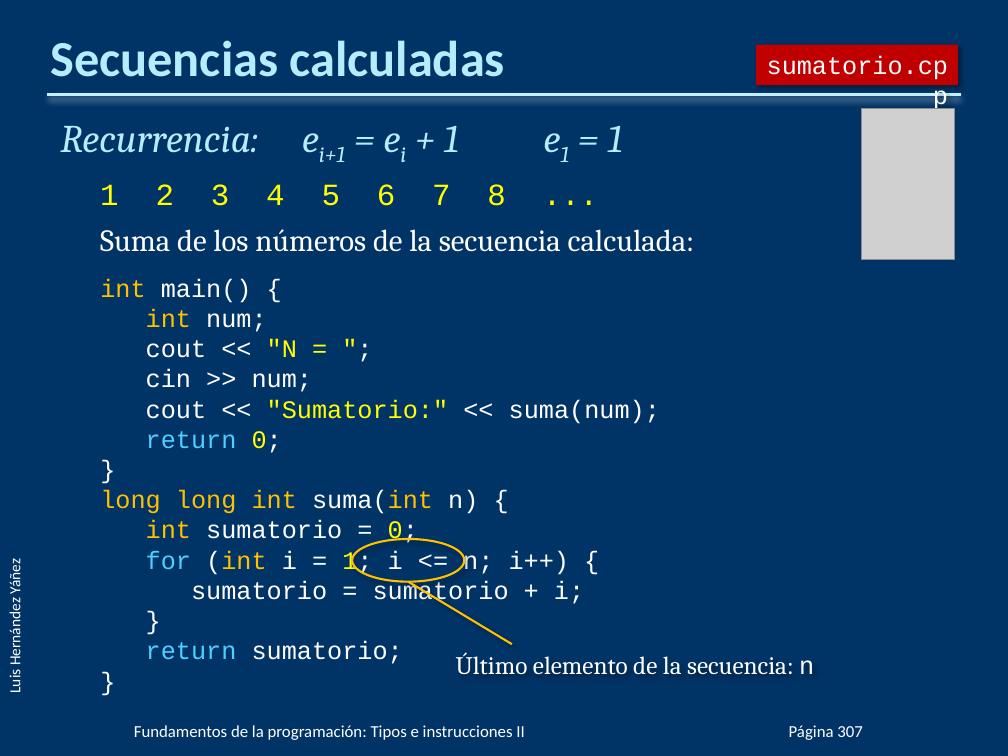
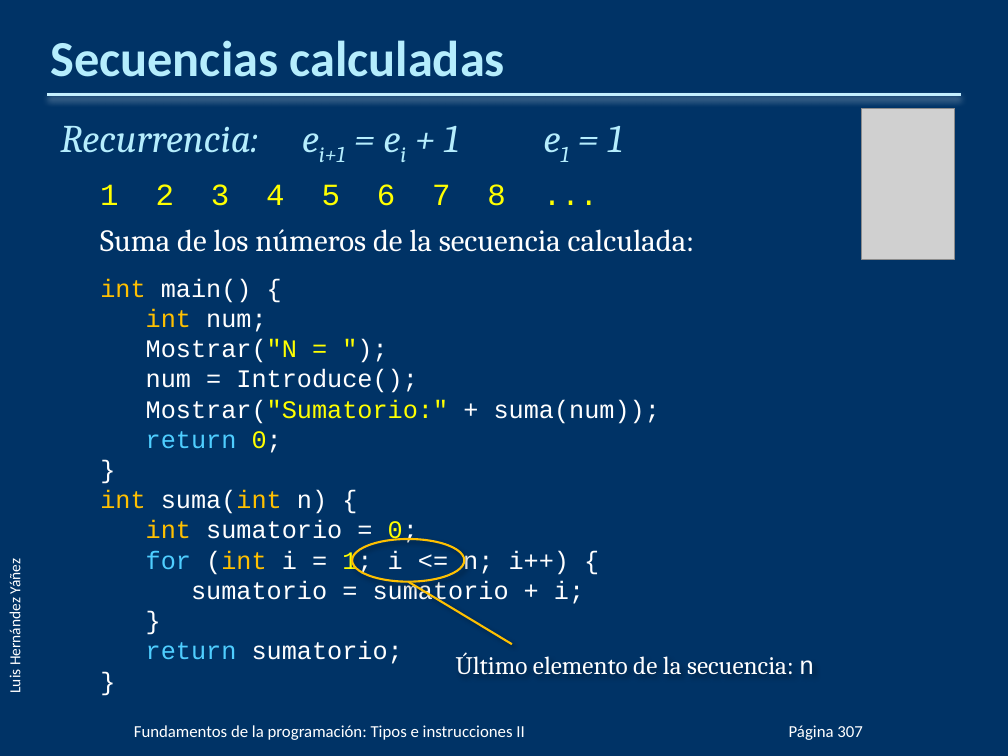
Before and after one commit to cmdgeneration/01-Fundamentos, a slide deck: slide 83 of PPTs/FP03.pptx. Drawn at 1008x756 pixels with LibreOffice and Linux fonts; fonts in the diff are those of the drawing; grey boxes stand for pictures; background and template pictures are left out. Boxes give left, top, right and bottom in pixels: in the first picture for what was removed or moved away, otherwise in the second. Text is boxed around its words. In the diff, an @@ line names an element or a change of style, - is before the commit and + after.

```diff
--- a/PPTs/FP03.pptx
+++ b/PPTs/FP03.pptx
@@ rectangle removed at bbox=[756, 44, 958, 85] @@
-sumatorio.cpp
@@ text at bbox=[146, 339, 660, 424]: text changed @@
-  cout << "N = ";
-  cin >> num;
-  cout << "Sumatorio:" << suma(num);
+  Mostrar("N = ");
+  num = Introduce();
+  Mostrar("Sumatorio:" + suma(num));
@@ text at bbox=[100, 490, 327, 514]: text changed; text colour #FFC000 to #FFFFFF @@
-  long long int suma(int n) {
+  int suma(int n) {
```
Also in this commit, not shown: 41 other slides changed, 4 other files.
